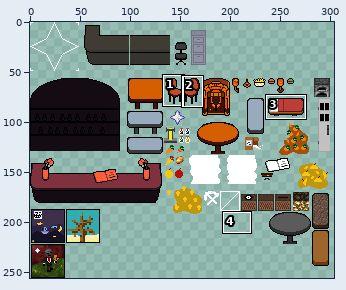
Sprite sheet -- Assets/[0]Game/[1]Sprites/Decorations/Decoration 3.png. The picture above shows the old version from afar; the outline marks the close-up.
Close-up. First the earlier version:
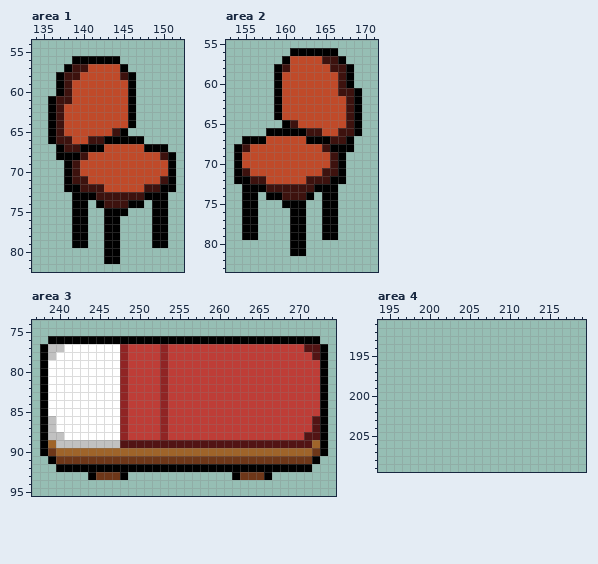
The file is 512x256 pixels. Colours within 5 levels of each other are drawn and written as one. Shown: area 1: x 134..152, y 54..82; area 2: x 153..171, y 55..83; area 3: x 237..274, y 74..95; area 4: x 194..219, y 191..209. The wide view leaves out empty margins. The commit also changed other parts of the picture, which this record leaves out.
Once edited:
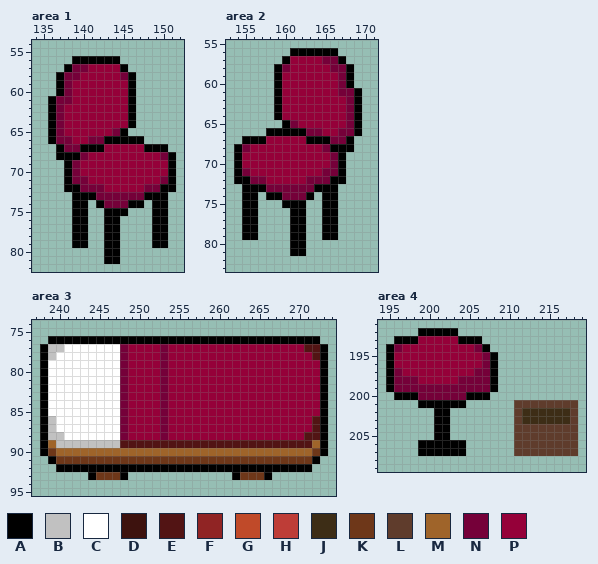
Palette (. is transparent): A #000000  B #c1c1c1  C #ffffff  D #3d120e  E #521414  F #902424  G #c04a29  H #be3d37  J #3d2d16  K #6e3719  L #5f3c2c  M #9f642a  N #750039  P #950039
Difference:
Changed rows in their new state; - is an unchanged pixel.
Area 1:
first column x 137:
57 --NNPPPP------
58 -NNPPPPPN-----
59 -NPPPPPPP-----
60 -NPPPPPPP-----
61 NNPPPPPPP-----
62 NPPPPPPPP-----
63 NPPPPPPPP-----
64 NPPPPPPPP-----
65 NPPPPPPN------
66 NNPPNN--------
67 -NN---PPPPP---
68 ---NPPPPPPPPPN
69 --NPPPPPPPPPPP
70 --NPPPPPPPPPPP
71 --NNPPPPPPPPPN
72 ---NNNPPPPPNN-
73 -----NNNNNN---
74 ------NNN-----
Area 2:
first column x 155:
57 ------PPPPNN--
58 -----NPPPPPNN-
59 -----PPPPPPPN-
60 -----PPPPPPPN-
61 -----PPPPPPPNN
62 -----PPPPPPPPN
63 -----PPPPPPPPN
64 -----PPPPPPPPN
65 ------NPPPPPPN
66 --------NNPPNN
67 ---PPPPP---NN-
68 NPPPPPPPPPN---
69 PPPPPPPPPPPN--
70 PPPPPPPPPPPN--
71 NPPPPPPPPPNN--
72 -NNPPPPPNNN---
73 ---NNNNNN-----
74 -----NNN------
Area 3:
first column x 248:
77 NPPPPNPPPPPPPPPPPPPPPPP--
78 NPPPPNPPPPPPPPPPPPPPPPPP-
79 NPPPPNPPPPPPPPPPPPPPPPPPP
80 NPPPPNPPPPPPPPPPPPPPPPPPP
81 NPPPPNPPPPPPPPPPPPPPPPPPP
82 NPPPPNPPPPPPPPPPPPPPPPPPP
83 NPPPPNPPPPPPPPPPPPPPPPPPP
84 NPPPPNPPPPPPPPPPPPPPPPPPP
85 NPPPPNPPPPPPPPPPPPPPPPPPP
86 NPPPPNPPPPPPPPPPPPPPPPPP-
87 NPPPPNPPPPPPPPPPPPPPPPPP-
88 NPPPPNPPPPPPPPPPPPPPPPP--
Area 4:
first column x 195:
192 ----AAAAA---------------
193 -AAAPPPPPAAA------------
194 ANPPPPPPPPPNA-----------
195 APPPPPPPPPPPNA----------
196 APPPPPPPPPPPNA----------
197 ANPPPPPPPPPNNA----------
198 ANNNPPPPPNNNNA----------
199 ANNNNNNNNNNNNA----------
200 -AAANNNNNNAAA-----------
201 ----AAAAAA------LLLLLLLL
202 ------AA--------LJJJJJJL
203 ------AA--------LJJJJJJL
204 ------AA--------LLLLLLLL
205 ------AA--------LLLLLLLL
206 ----AAAAAA------LLLLLLLL
207 ----AAAAAA------LLLLLLLL
Where, in picture pixels (left, top, right, bottom), the same in both close-ups:
changed: (56, 64, 168, 208)
changed: (242, 56, 354, 200)
changed: (120, 344, 320, 440)
added: (386, 328, 578, 456)
